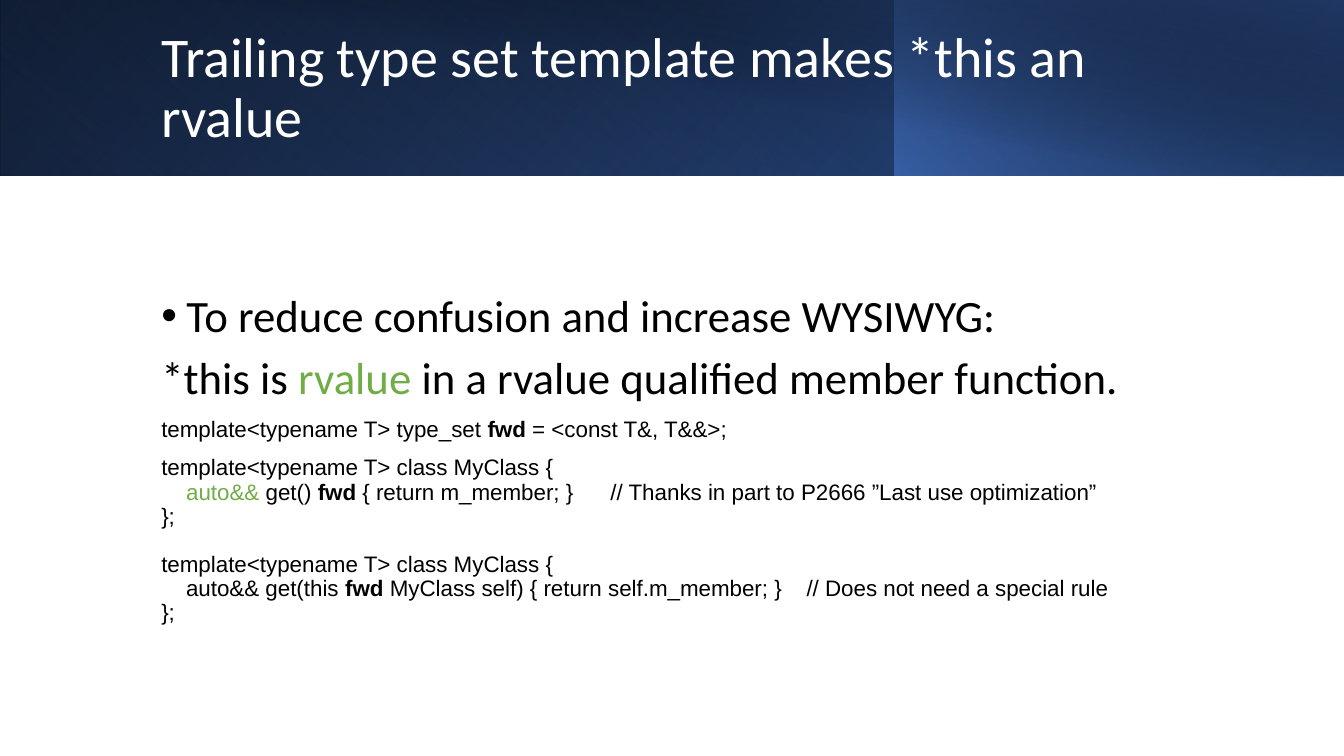
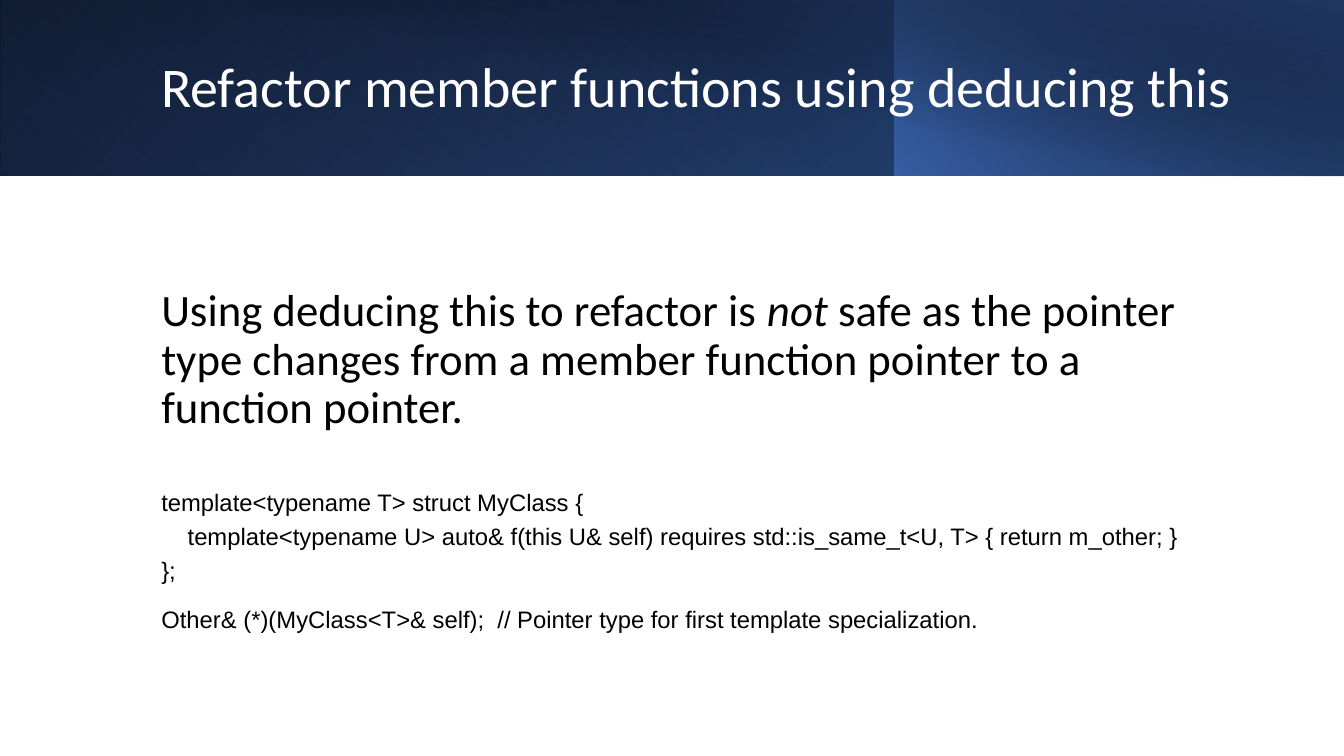
Before and after one commit to BengtGustafsson/isocpp-proposals, a slide deck: slide 13 of P2668-RoleBasedParameterPassing/RoleBasedParameterPassing.pptx (slide 16 before the commit). Drawn at 1344x756 pixels with LibreOffice and Linux fonts; fonts in the diff are those of the drawing. Boxes give left, top, right and bottom in pixels: in the first picture for what was removed or moved away, otherwise in the second. Text is boxed around its words. In the diff, an @@ line names an element or a change of style, - is before the commit and + after.

```diff
--- a/P2668-RoleBasedParameterPassing/RoleBasedParameterPassing.pptx
+++ b/P2668-RoleBasedParameterPassing/RoleBasedParameterPassing.pptx
@@ title at (x1=161, y1=68, x2=1231, y2=120): text changed @@
-Trailing type set template makes *this an rvalue
+Refactor member functions using deducing this
@@ text at (x1=161, y1=295, x2=1175, y2=633): text changed; size 16 to 17 pt @@
-• To reduce confusion and increase WYSIWYG:
-*this is rvalue in a rvalue qualified member function.
-template<typename T> type_set fwd = <const T&, T&&>;
-template<typename T> class MyClass {
-auto&& get() fwd { return m_member; } // Thanks in part to P2666 ”Last use optimization”
-};
-template<typename T> class MyClass {
-auto&& get(this fwd MyClass self) { return self.m_member; } // Does not need a special rule
-};
+Using deducing this to refactor is not safe as the pointer type changes from a member function pointer to a function pointer.
+template<typename T> struct MyClass {
+template<typename U> auto& f(this U& self) requires std::is_same_t<U, T> { return m_other; }
+};
+Other& (*)(MyClass<T>& self); // Pointer type for first template specialization.
```
Also in this commit, not shown: 15 other slides changed, 4 slides added, 1 slide removed, 17 other files.
